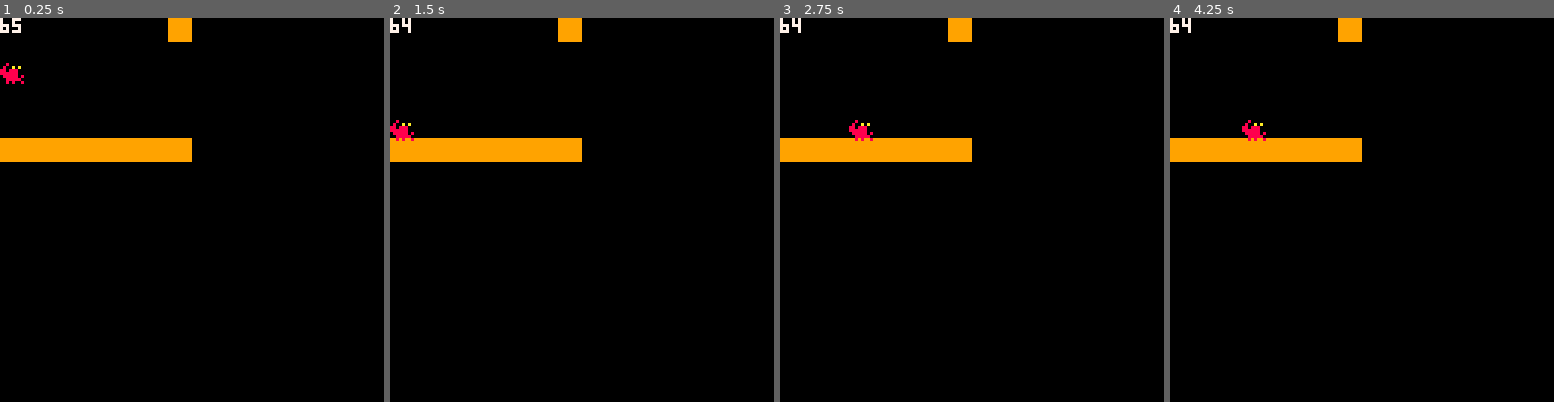
Above: before the commit, frames 1-4 (left to right).
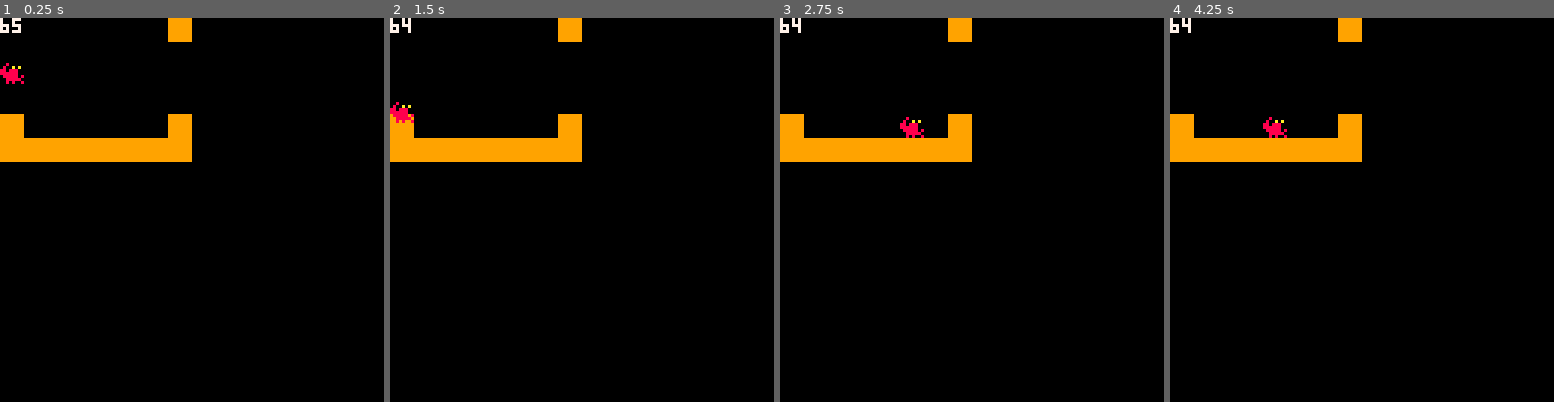
Above: after the commit, the same moments.

Repository: ArnaudValensi/hermit-crab
Game: PICO-8 cartridge hermit-carb.p8
The game is run twice, just before and just after one commit, with the same random seed, the same clock (stepped at 60 frames per second) and the same inputs.
Inputs:
- Up to frame 1 (0.25 s): no input
- Up to frame 2 (1.5 s): no input
- Up to frame 3 (2.75 s): hold Right 1.6-2.1 s; hold Right from 2.47 s (still down)
- Up to frame 4 (4.25 s): release Right at 3.03 s; hold Left 3.08-3.58 s; hold Right from 4.02 s (still down)

The runs differ from the first frame. In frame 1, 0.8% of the frame differs, in the area x 0-50%, y 25-32%; in frame 2, 0.9%; in frame 3, 1.1%, in the area x 0-50%, y 25-33%; in frame 4, 1.1%.

Commit message:
add left and right collisions

Diff:
--- a/hermit-carb.p8
+++ b/hermit-carb.p8
@@ -10,20 +10,52 @@
     function new_player()
         pos_x = 0
         pos_y = 0
+        acc_x=0.5
+        dcc_x=0.05
+        max_dx = 2
+        flipx = false
         is_grounded = false
         velocity = {
             x = 0,
             y = 0,
         }
 
+        collide_side = function()
+            if velocity.x < 0 then
+                if fget(mget(pos_x / 8, pos_y / 8), 7) then
+                    velocity.x = 0
+                    pos_x = flr(pos_x / 8) * 8 + 8
+                    return true
+                end
+            else
+                if fget(mget(pos_x / 8 + 1, pos_y / 8), 7) then
+                    velocity.x = 0
+                    pos_x = flr(pos_x / 8) * 8
+                    return true
+                end
+            end
+            return false
+        end
+
+        move_x = function()
+            if (btn(0)) then
+                velocity.x -= acc_x
+                flipx = true
+            elseif (btn(1)) then
+                velocity.x += acc_x
+                flipx = false
+            else
+                velocity.x *= dcc_x
+            end
+
+			velocity.x=mid(-max_dx,velocity.x,max_dx)
+			pos_x+=velocity.x
+			collide_side()
+        end
+
         return {
             update = function()
-                if (btn(0)) then
-                    pos_x = pos_x - 1
-                end
-                if (btn(1)) then
-                    pos_x = pos_x + 1
-                end
+                move_x()
 
                 pos_y = pos_y + velocity.y
 
@@ -38,7 +70,7 @@
             end,
             draw = function()
                 print(map_cell_spr, 0, 0, 7)
-                spr(idle_sprite, pos_x, pos_y)
+                spr(idle_sprite, pos_x, pos_y, 1, 1, flipx)
             end
         }
     end
@@ -183,5 +215,5 @@
 4141414141414100000000000000000000000000000000000000000000000000000000000000000000000000000000000000000000000000000000000000000000000000000000000000000000000000000000000000000000000000000000000000000000000000000000000000000000000000000000000000000000000000
 4141414141414141000000000000000000000000000000000000000000000000000000000000000000000000000000000000000000000000000000000000000000000000000000000000000000000000000000000000000000000000000000000000000000000000000000000000000000000000000000000000000000000000
 4141414141414141000000000000000000000000000000000000000000000000000000000000000000000000000000000000000000000000000000000000000000000000000000000000000000000000000000000000000000000000000000000000000000000000000000000000000000000000000000000000000000000000
-4141414141414141410000000000000000000000000000000000000000000000000000000000000000000000000000000000000000000000000000000000000000000000000000000000000000000000000000000000000000000000000000000000000000000000000000000000000000000000000000000000000000000000
+4041414141414140410000000000000000000000000000000000000000000000000000000000000000000000000000000000000000000000000000000000000000000000000000000000000000000000000000000000000000000000000000000000000000000000000000000000000000000000000000000000000000000000
 4040404040404040000000000000000000000000000000000000000000000000000000000000000000000000000000000000000000000000000000000000000000000000000000000000000000000000000000000000000000000000000000000000000000000000000000000000000000000000000000000000000000000000
--- a/src/player.lua
+++ b/src/player.lua
@@ -7,20 +7,52 @@
     function new_player()
         pos_x = 0
         pos_y = 0
+        acc_x=0.5
+        dcc_x=0.05
+        max_dx = 2
+        flipx = false
         is_grounded = false
         velocity = {
             x = 0,
             y = 0,
         }
 
+        collide_side = function()
+            if velocity.x < 0 then
+                if fget(mget(pos_x / 8, pos_y / 8), 7) then
+                    velocity.x = 0
+                    pos_x = flr(pos_x / 8) * 8 + 8
+                    return true
+                end
+            else
+                if fget(mget(pos_x / 8 + 1, pos_y / 8), 7) then
+                    velocity.x = 0
+                    pos_x = flr(pos_x / 8) * 8
+                    return true
+                end
+            end
+            return false
+        end
+
+        move_x = function()
+            if (btn(0)) then
+                velocity.x -= acc_x
+                flipx = true
+            elseif (btn(1)) then
+                velocity.x += acc_x
+                flipx = false
+            else
+                velocity.x *= dcc_x
+            end
+
+			velocity.x=mid(-max_dx,velocity.x,max_dx)
+			pos_x+=velocity.x
+			collide_side()
+        end
+
         return {
             update = function()
-                if (btn(0)) then
-                    pos_x = pos_x - 1
-                end
-                if (btn(1)) then
-                    pos_x = pos_x + 1
-                end
+                move_x()
 
                 pos_y = pos_y + velocity.y
 
@@ -35,7 +67,7 @@
             end,
             draw = function()
                 print(map_cell_spr, 0, 0, 7)
-                spr(idle_sprite, pos_x, pos_y)
+                spr(idle_sprite, pos_x, pos_y, 1, 1, flipx)
             end
         }
     end
